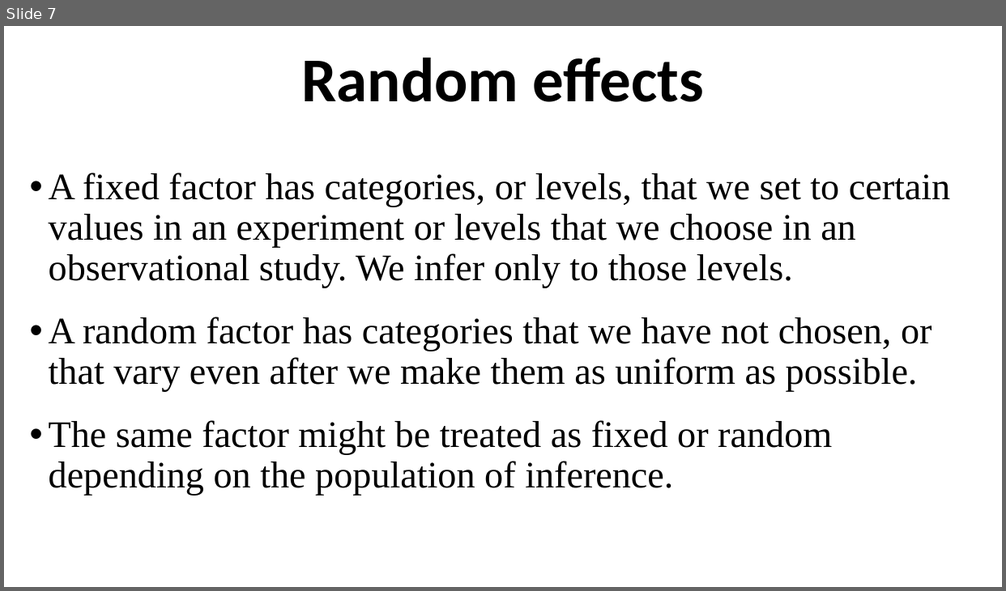
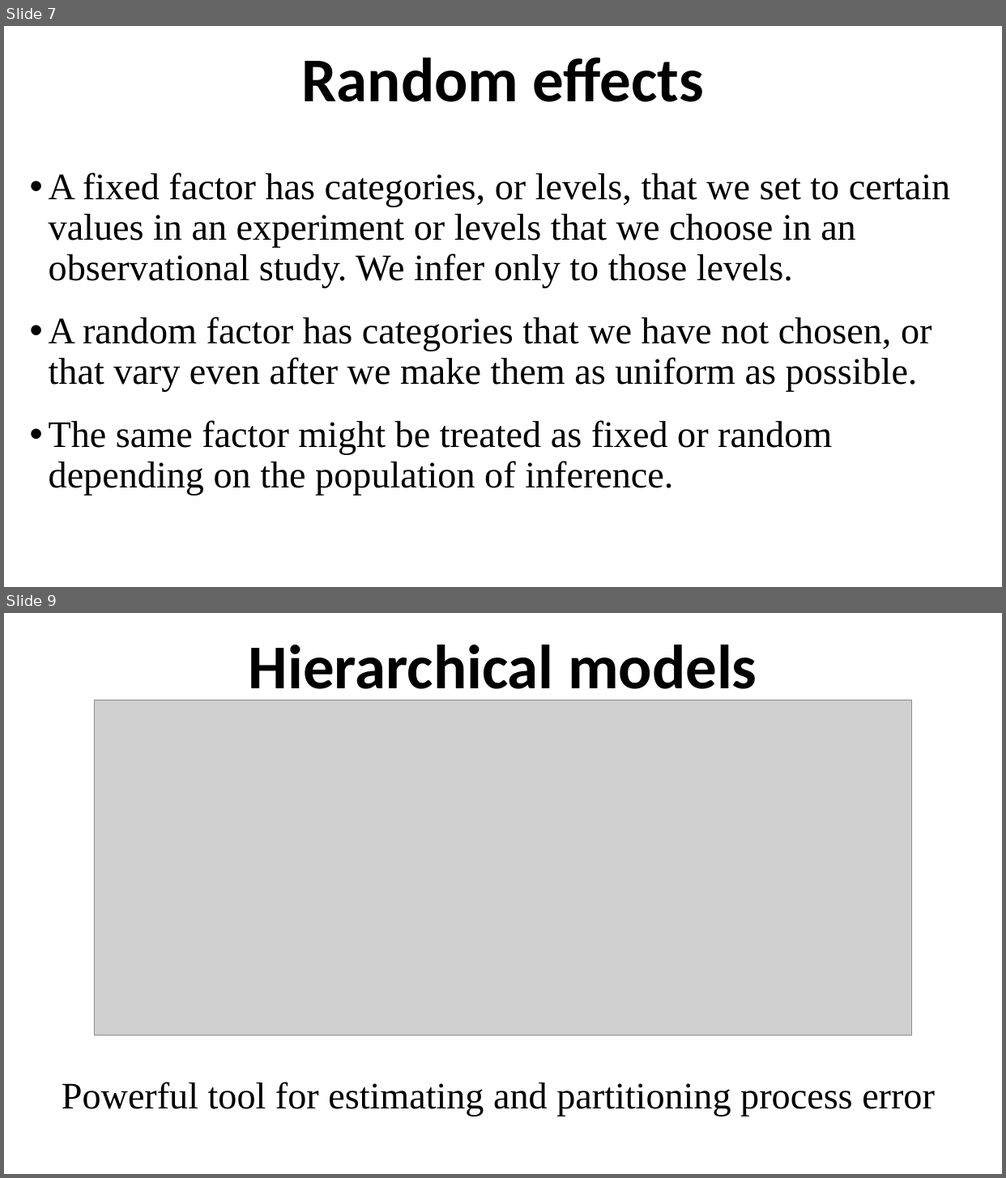
Before and after one commit to ahurford/aarms-summer-school, a slide deck: amy-lectures/Characterizing_Uncertainty.pptx. Shown one above the other, each under a label of ours: slide 7 before the commit, slides 7 and 9 after it; the slides between them are not shown. The pictures are 1006x591 and 1006x1178 pixels, drawn with LibreOffice and Linux fonts; fonts in the diff are those of the drawing; grey boxes stand for pictures. Boxes give left, top, right and bottom in pixels: in the first picture for what was removed or moved away, otherwise in the second. Text is boxed around its words. In the diff, an @@ line names an element or a change of style, - is before the commit and + after.

```diff
--- a/amy-lectures/Characterizing_Uncertainty.pptx
+++ b/amy-lectures/Characterizing_Uncertainty.pptx
@@ slide 9 added at <box>4,613,1002,1174</box>, background #FFFFFF @@
@@ title added at <box>249,645,756,703</box>, 60 pt, text #000000, bold @@
+Hierarchical models
@@ picture added at <box>95,700,911,1036</box> @@
@@ text added at <box>62,1082,935,1117</box>, 36 pt, text #000000 @@
+Powerful tool for estimating and partitioning process error
```
Also in this commit, not shown: 1 slide changed, 31 other files.
